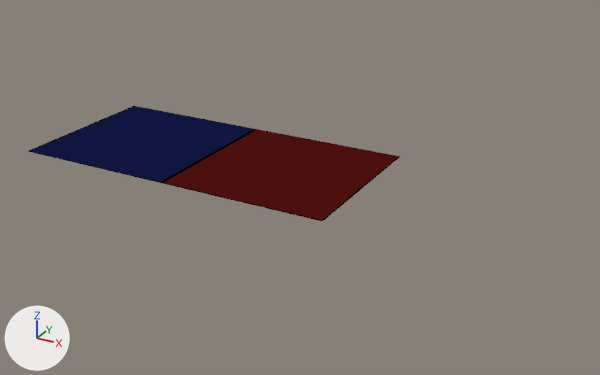
The Blender file GuiThemeMaker.blend, before and after one commit.
Both versions are drawn from a camera (50 mm lens) standing at (0.423, -0.577, 0.453) and looking at (-0.101, 0.376, -0.024). Lighting does not change. The marker at lower left points along +X, +Y and +Z.
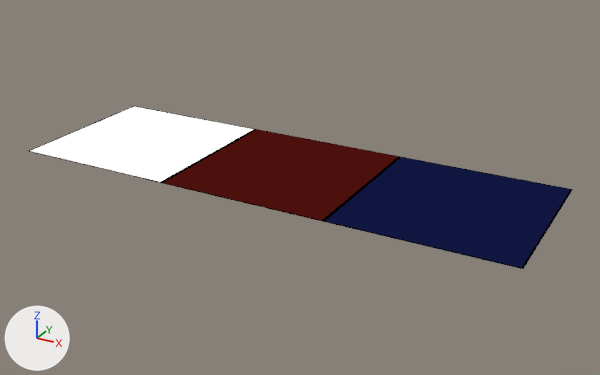
Edits to the bpy script that builds the scene:
```text
Add mat_whitemain:
    mat_whitemain = emission_material('WhiteMain')
    mat_whitemain.base_color = (1.0, 1.0, 1.0)  # white #ffffff
Change me_plane:
    where me_plane.from_pydata(...)  # 8 vertices, 5 faces; spans x -1.0..1.0, y -1.0..1.0, z 0.0
    used by ob_plane; location = (-0.375, 0.375, 0.0); scale = (0.125, 0.125, 1.0)
    me_plane part 1: all 1 face that had it switch from mat_bluemain (dark blue #111640) to mat_whitemain (white #ffffff)
Add me_plane_002:
    me_plane_002.from_pydata([(-1.0, -1.0, 0.0), (1.0, -1.0, 0.0), (-1.0, 1.0, 0.0), (1.0, 1.0, 0.0), (-0.98, 0.98, 0.0), (-0.98, -0.98, 0.0), (0.98, -0.98, 0.0), (0.98, 0.98, 0.0)], [], [(5, 6, 7, 4), (5, 4, 2, 0), (6, 5, 0, 1), (7, 6, 1, 3), (4, 7, 3, 2)])
    for i in [*range(1, 5)]: me_plane_002.polygons[i].material_index = 1
    me_plane_002.materials.append(mat_bluemain)  # dark blue #111640
    me_plane_002.materials.append(mat_border)  # black #000000
Add ob_plane_002:
    ob_plane_002 = bpy.data.objects.new('Plane.002', me_plane_002)
    ob_plane_002.location = (0.125, 0.375, 0.0)
    ob_plane_002.scale = (0.125, 0.125, 1.0)
```

Location of each change, (x1, y1, x2, y2) in pixels of the pictures (600 x 375 px):
'Plane.002', added (blue): after (323, 157, 573, 269)
    faces in mat_bluemain (dark blue #111640): (326, 157, 570, 268)
    faces in mat_border (black #000000): (323, 157, 573, 269)
part 1 of me_plane, recoloured (blue to white): (31, 106, 254, 182) in both
